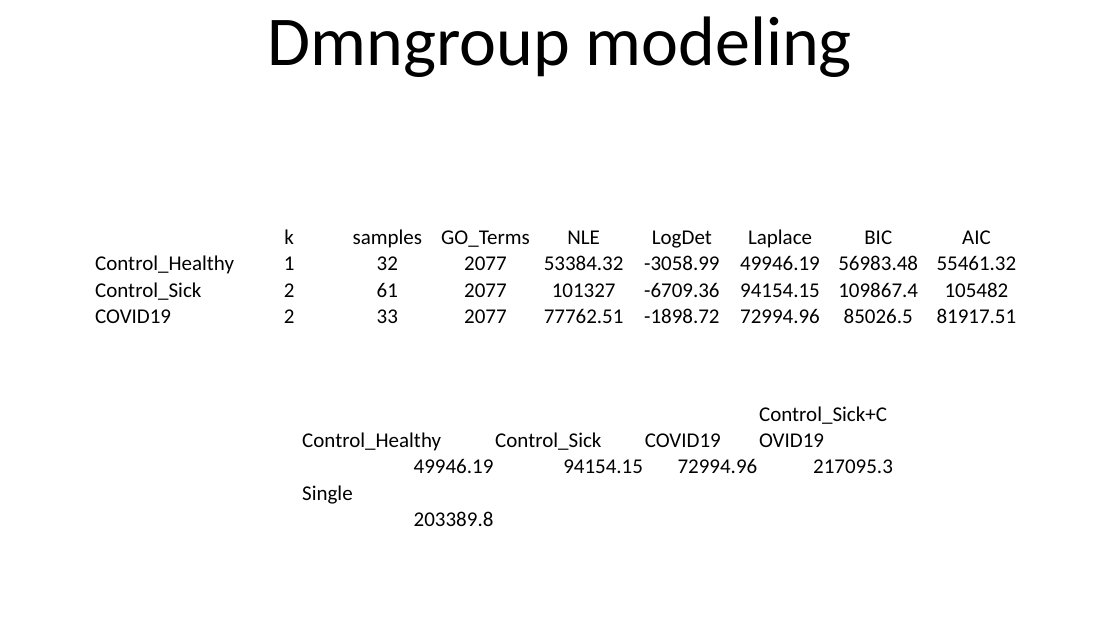
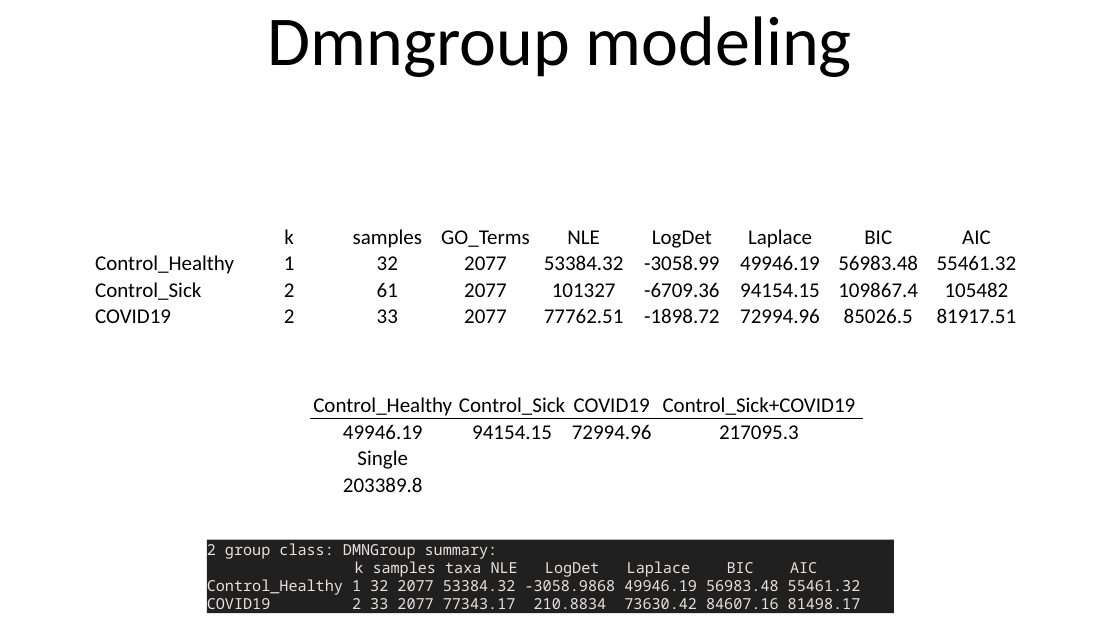
Before and after one commit to COV-IRT/microbial, a slide deck: slide 15 of Rdata/GO_term_analysis/Go_term_dmn_17_nov_2020.pptx. Drawn at 1120x630 pixels with LibreOffice and Linux fonts; fonts in the diff are those of the drawing. Boxes give left, top, right and bottom in pixels: in the first picture for what was removed or moved away, otherwise in the second. Text is boxed around its words. In the diff, an @@ line names an element or a change of style, - is before the commit and + after.

```diff
--- a/Rdata/GO_term_analysis/Go_term_dmn_17_nov_2020.pptx
+++ b/Rdata/GO_term_analysis/Go_term_dmn_17_nov_2020.pptx
@@ table at (310, 388, 864, 497) @@
@@ alignment left to centre @@
@@ alignment right to centre @@
@@ borders changed @@
@@ table: place and size @@
-table at (302, 401, 894, 530)
+table at (310, 388, 864, 497)
@@ rectangle added at (207, 539, 894, 613), fill #202020, 13 pt, text #E6E1DC @@
+2 group class: DMNGroup summary:
+k samples taxa NLE LogDet Laplace BIC AIC
+Control_Healthy 1 32 2077 53384.32 -3058.9868 49946.19 56983.48 55461.32
+COVID19 2 33 2077 77343.17 210.8834 73630.42 84607.16 81498.17
```
Also in this commit, not shown: 1 slide added, 54 other files.
